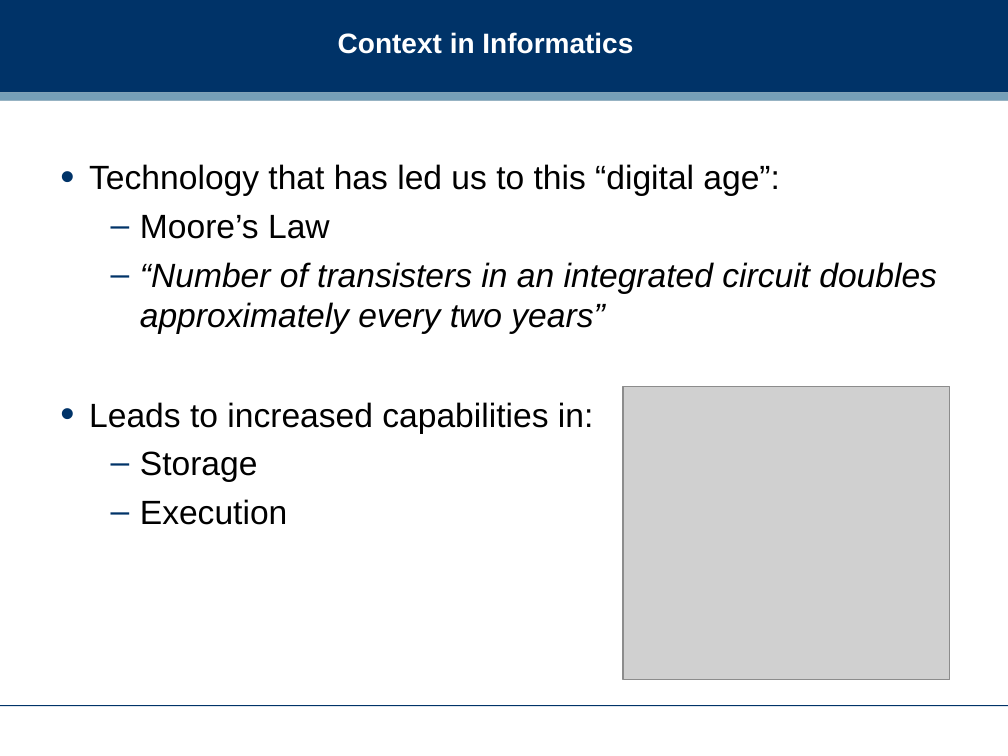
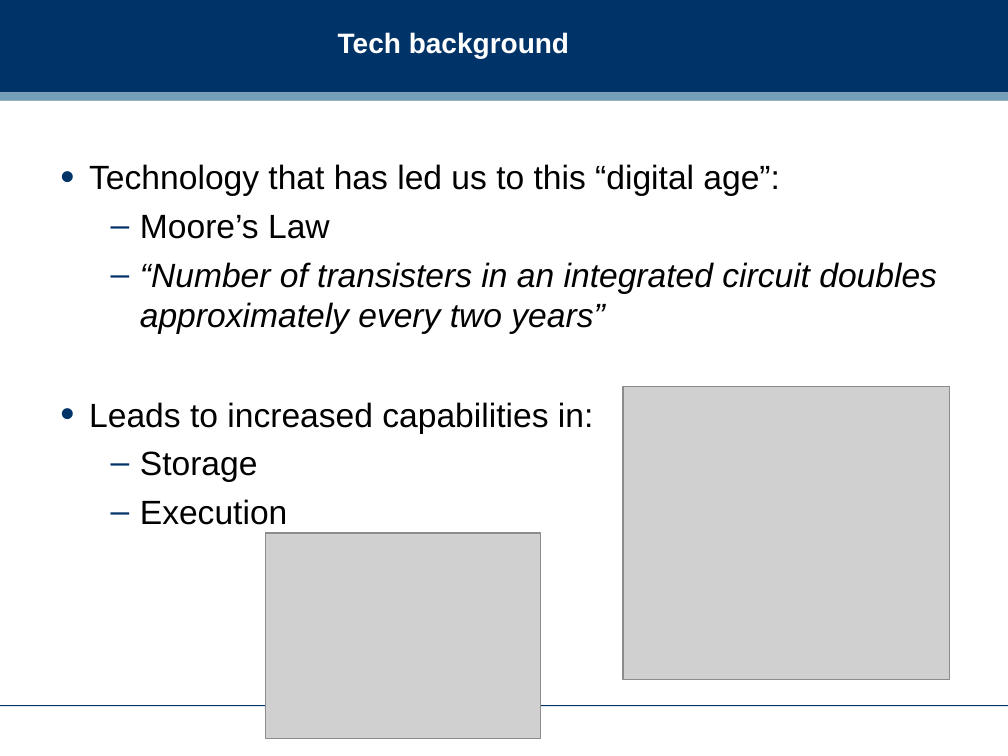
Before and after one commit to dreamind/ix, a slide deck: slide 4 of lectures/informatics-society/bigdata.ppt (slide 5 before the commit). Drawn at 1008x756 pixels with LibreOffice and Linux fonts; fonts in the diff are those of the drawing; grey boxes stand for pictures; background and template pictures are left out. Boxes give left, top, right and bottom in pixels: in the first picture for what was removed or moved away, otherwise in the second. Text is boxed around its words. In the diff, an @@ line names an element or a change of style, - is before the commit and + after.

```diff
--- a/lectures/informatics-society/bigdata.ppt
+++ b/lectures/informatics-society/bigdata.ppt
@@ title at bbox=[338, 32, 569, 58]: text changed @@
-Context in Informatics
+Tech background
@@ picture added at bbox=[266, 533, 541, 739] @@
```
Also in this commit, not shown: 11 other slides changed, 13 slides added, 12 slides removed, 1 other file.
